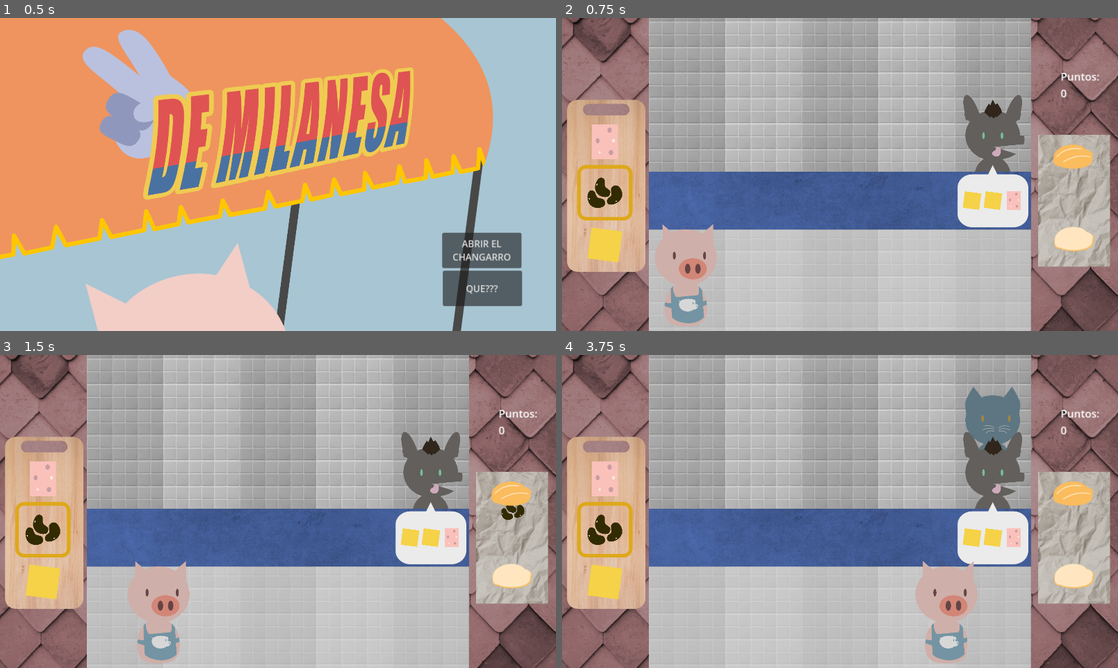
Above: before the commit, frames 1-4 (two rows, left to right).
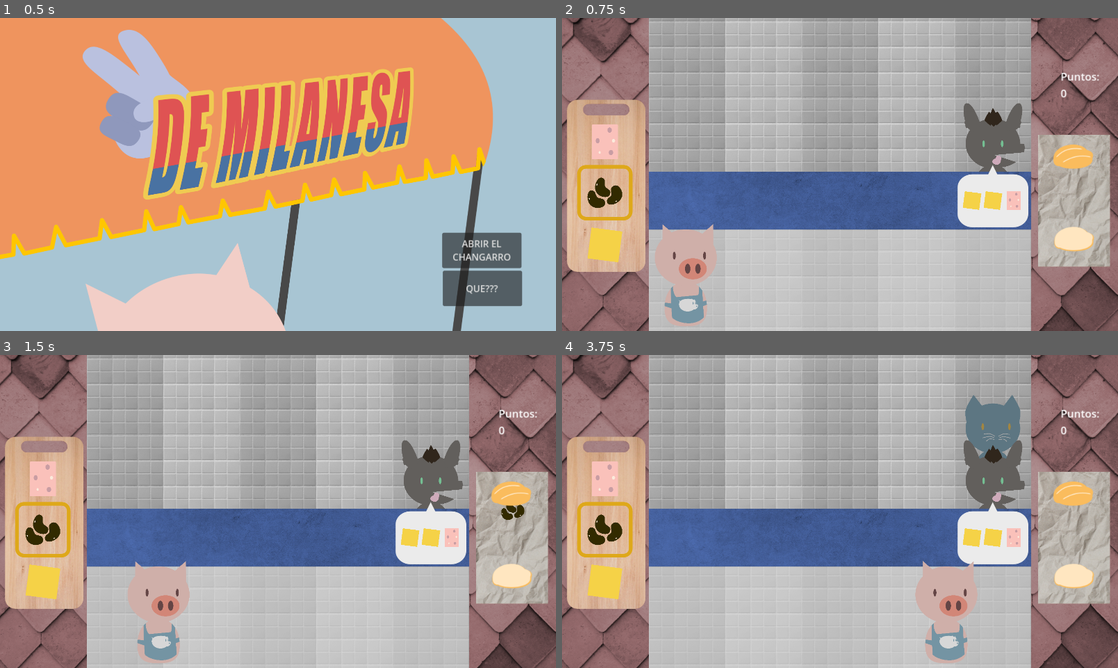
Above: after the commit, the same moments.

Repository: supersweet-dev/dos-de-milanesa
Game: Godot game, scene res://scenes/screens/main_menu.tscn
Same seed, same stepped clock (60 frames per second), same inputs: the game is played once before the commit and once after it.
Inputs:
- Up to frame 1 (0.5 s): no input
- Up to frame 2 (0.75 s): click "ABRIR EL CHANGARRO" at 0.5 s
- Up to frame 3 (1.5 s): tap Enter at 1.25 s; hold Right (move_right) from 1.28 s (still down); tap Space (ingredients_add) at 1.35 s
- Up to frame 4 (3.75 s): release Right (move_right) at 2.03 s; hold S (ingredients_down) 2.03-2.78 s; tap Up (serve_order) at 2.1, 3.6 s; tap Space (ingredients_add) at 2.75, 2.85 s; hold Right (move_right) 2.78-3.53 s; hold W (ingredients_up) from 3.53 s (still down)

Frame 1 is identical in both runs. In frame 2, 0.8% of the frame differs, in the area x 72-84%, y 24-50%; in frame 3, 0.8%; in frame 4, 1.2%, in the area x 72-84%, y 10-50%.

Commit message:
Client spawning now fully relative (manual offset removed), queue node position reset.

Diff:
--- a/scenes/screens/game.tscn
+++ b/scenes/screens/game.tscn
@@ -41,10 +41,8 @@
 shape = SubResource("RectangleShape2D_80nbo")
 
 [node name="Queue" parent="." instance=ExtResource("2_yruvw")]
-position = Vector2(7.44487, -28.0653)
 
 [node name="Counter" type="Sprite2D" parent="Queue"]
-position = Vector2(-7.44487, 28.0653)
 texture = ExtResource("9_yruvw")
 centered = false
 
--- a/scripts/queue-system.gd
+++ b/scripts/queue-system.gd
@@ -133,7 +133,7 @@
 		# Spawn in a random available lane
 		var lane = available_lanes[randi() % available_lanes.size()]
 		var client = client_scene.instantiate()
-		client.position = Vector2(lane-8, spawn_area_y - (queues[lane].size() * 180))
+		client.position = Vector2(lane, spawn_area_y - (queues[lane].size() * 180))
 		client.set_order(GameData.get_random_order())
 
 		var random_texture = GameData.clients[randi() % GameData.clients.size()]
Not shown, changed: export_presets.cfg
